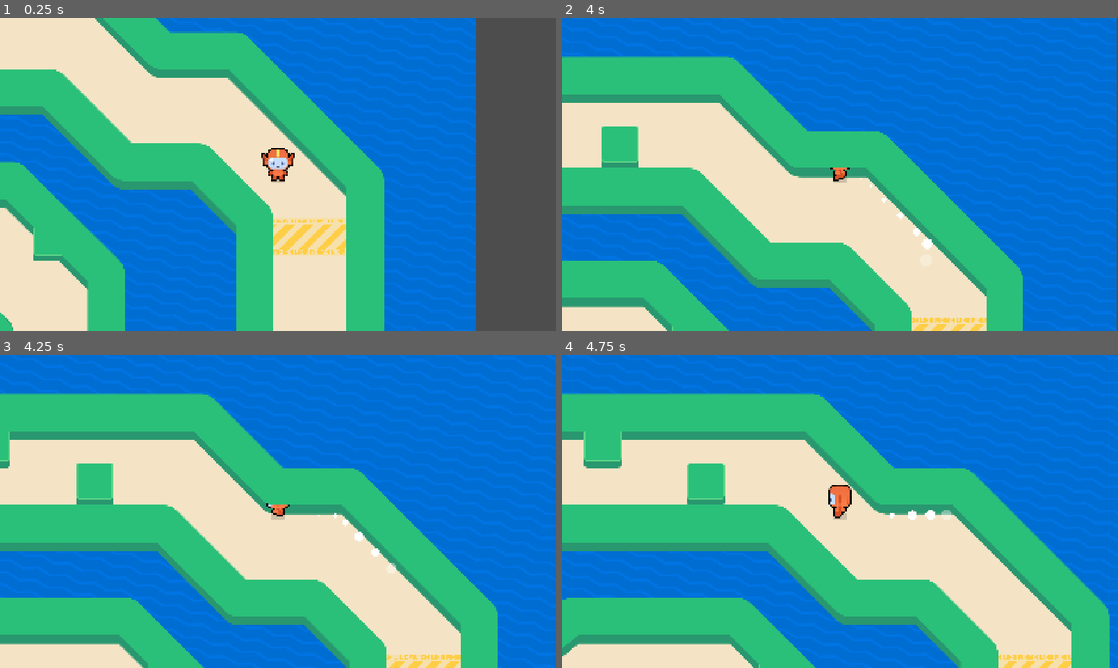
Above: before the commit, frames 1-4 (two rows, left to right).
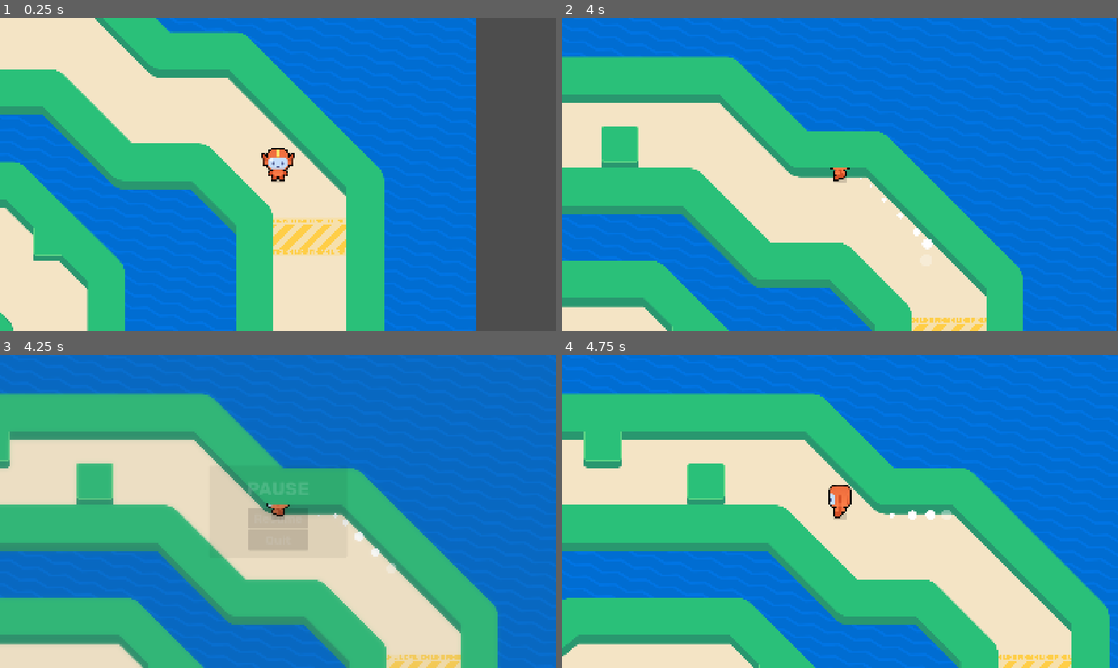
Above: after the commit, the same moments.

Repository: vilu350/M9-Top-Down-Movement
Game: Godot game, scene res://lessons/game.tscn
Same seed, same stepped clock (60 frames per second), same inputs: the game is played once before the commit and once after it. The project has no main scene, so this scene is started directly.
Inputs (mouse positions are in pixels of both pictures, inside the frame that each line leads up to):
- Up to frame 1 (0.25 s): no input
- Up to frame 2 (4 s): tap Enter at 0.5 s; move the mouse to (962, 158) at 0.52 s; hold Right (move_right) 0.53-1.28 s; tap Z every 0.75 s from 0.6 to 3.6 s; click (962, 158) at 0.67 s; tap Space at 0.77, 1.52, 3.02, 3.77 s; move the mouse to (728, 190) at 1.27 s; hold Down (move_down) 1.28-2.03 s; move the mouse to (895, 105) at 2.02 s; hold Right (move_right) 2.03-2.78 s; move the mouse to (812, 237) at 2.77 s; hold Up (move_up) 2.78-3.53 s; click (812, 237) at 2.92 s; move the mouse to (1006, 221) at 3.52 s; hold Left (move_left) from 3.53 s (still down)
- Up to frame 3 (4.25 s): keep holding Left (move_left); tap Escape (ui_cancel) at 4.15 s
- Up to frame 4 (4.75 s): release Left (move_left) at 4.25 s; click (840, 517) at 4.25 s, where only the run after the commit has a clickable "Resume"

Frames 1-2 are identical in both runs. In frame 3, 2.5% of the frame differs, in the area x 0-90%, y 11-100%; in frame 4, nothing differs.

Commit message:
Finished M9L11

Diff:
--- a/lessons/game.tscn
+++ b/lessons/game.tscn
@@ -74,4 +74,6 @@
 metadata/_custom_type_script = "uid://57e8080cpukf"
 
 [node name="PauseScreen" parent="CanvasLayer" instance=ExtResource("9_tpjcj")]
+process_mode = 3
 visible = false
+animation_duration = 2.3
--- a/lessons/pause_screen.gd
+++ b/lessons/pause_screen.gd
@@ -4,10 +4,25 @@
 
 @onready var _blur_color_rect: ColorRect = %BlurColorRect
 @onready var _ui_panel_container: PanelContainer = %UIPanelContainer
-
+@onready var _resume_button: Button = %ResumeButton
+@onready var _quit_button: Button = %QuitButton
 
 @export_range(0, 1.0) var menu_opened_amount := 0.0:
 	set = set_menu_opened_amount
+@export_range(0.1, 10.0, 0.01, "or_greater") var animation_duration := 2.3
+
+var _tween: Tween
+var _is_currently_opening := false
+
+
+func _ready() -> void:
+	if Engine.is_editor_hint():
+		return
+
+	menu_opened_amount = 0.0
+
+	_resume_button.pressed.connect(toggle)
+	_quit_button.pressed.connect(get_tree().quit)
 
 
 func set_menu_opened_amount(amount: float) -> void:
@@ -19,3 +34,28 @@
 	_blur_color_rect.material.set_shader_parameter("saturation", lerp(1.0, 0.3, amount))
 	_blur_color_rect.material.set_shader_parameter("tint_strength", lerp(0.0, 0.2, amount))
 	_ui_panel_container.modulate.a = amount
+
+	if not Engine.is_editor_hint():
+		get_tree().paused = amount > 0.3
+
+
+func toggle() -> void:
+	_is_currently_opening = not _is_currently_opening
+	var duration := animation_duration
+
+	if _tween != null:
+		if not _is_currently_opening:
+			duration = _tween.get_total_elapsed_time()
+		_tween.kill()
+
+	_tween = create_tween()
+	_tween.set_ease(Tween.EASE_OUT)
+	_tween.set_trans(Tween.TRANS_QUART)
+
+	var target_amount := 1.0 if _is_currently_opening else 0.0
+	_tween.tween_property(self, "menu_opened_amount", target_amount, duration)
+
+
+func _input(event: InputEvent) -> void:
+	if event.is_action_pressed("ui_cancel"):
+		toggle()
--- a/lessons/pause_screen.tscn
+++ b/lessons/pause_screen.tscn
@@ -35,10 +35,10 @@
 
 [sub_resource type="ShaderMaterial" id="ShaderMaterial_8c4bg"]
 shader = ExtResource("2_vtnhc")
-shader_parameter/blur_amount = 1.6950000805125
+shader_parameter/blur_amount = 0.0
 shader_parameter/tint = Color(0, 0, 0, 1)
 shader_parameter/tint_strength = 0.0
-shader_parameter/saturation = 0.3250000154375
+shader_parameter/saturation = 1.0
 
 [node name="PauseScreen" type="Control"]
 layout_mode = 3
@@ -49,6 +49,7 @@
 grow_vertical = 2
 theme = SubResource("Theme_okwwg")
 script = ExtResource("2_qb0gi")
+animation_duration = null
 
 [node name="BlurColorRect" type="ColorRect" parent="."]
 unique_name_in_owner = true
@@ -93,9 +94,11 @@
 layout_mode = 2
 
 [node name="ResumeButton" type="Button" parent="UIPanelContainer/VBoxContainer/CenterContainer/VBoxContainer"]
+unique_name_in_owner = true
 layout_mode = 2
 text = "Resume"
 
 [node name="QuitButton" type="Button" parent="UIPanelContainer/VBoxContainer/CenterContainer/VBoxContainer"]
+unique_name_in_owner = true
 layout_mode = 2
 text = "Quit"
